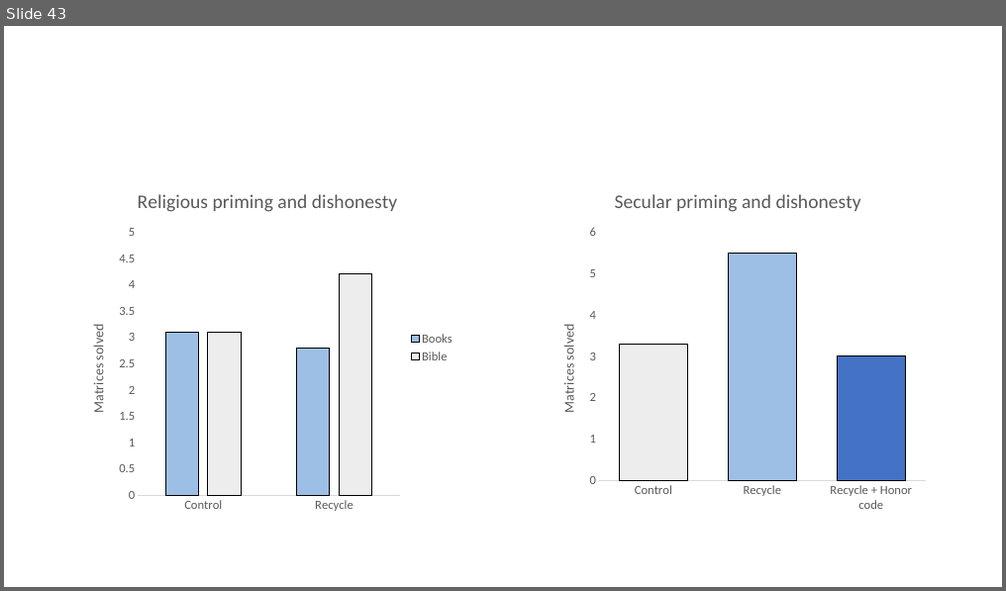
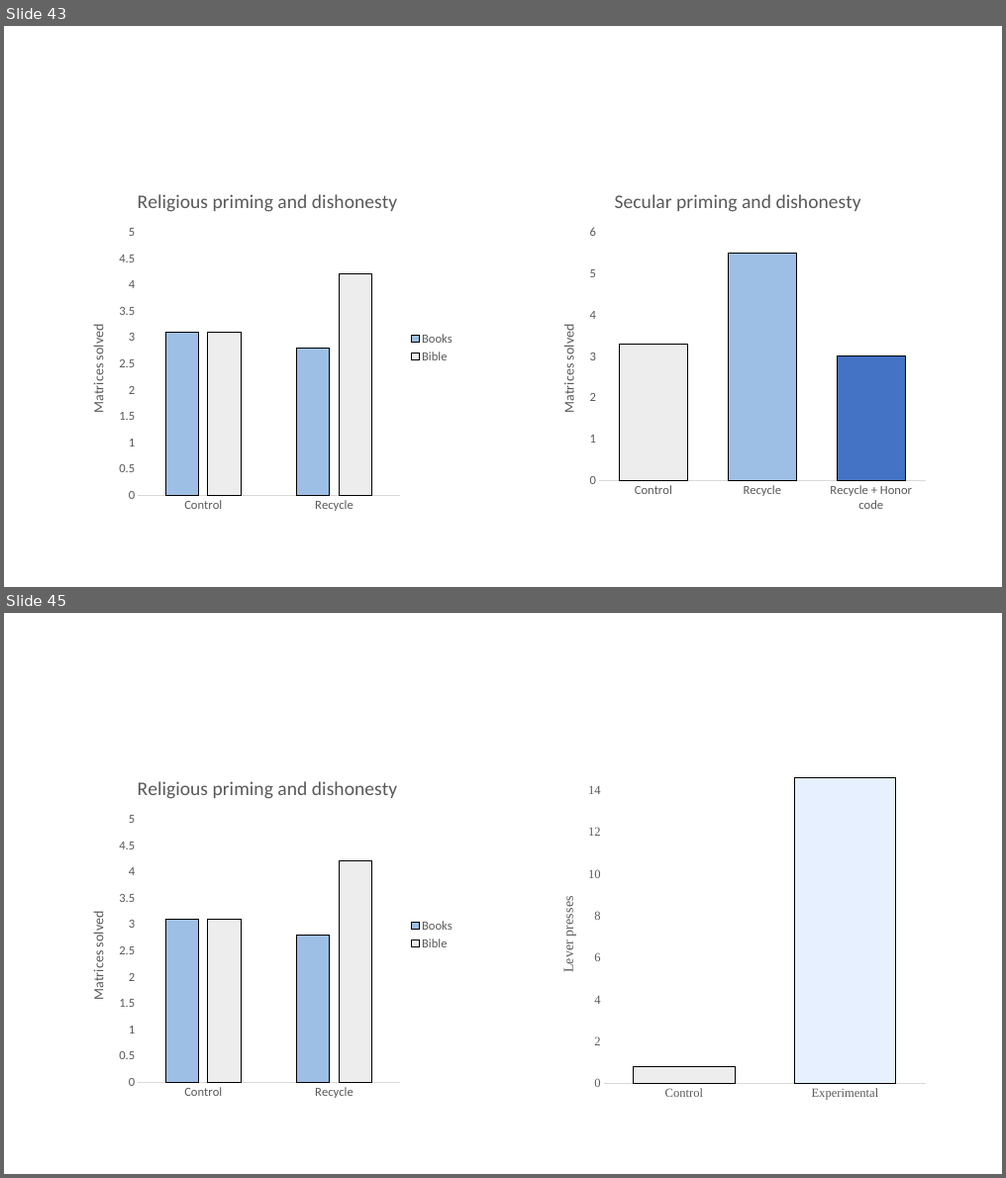
Before and after one commit to sdimakis/moral_psychology, a slide deck: lectures/Presentation1.pptx. Shown one above the other, each under a label of ours: slide 43 before the commit, slides 43 and 45 after it; the slides between them are not shown. The pictures are 1006x591 and 1006x1178 pixels, drawn with LibreOffice and Linux fonts; fonts in the diff are those of the drawing. Boxes give left, top, right and bottom in pixels: in the first picture for what was removed or moved away, otherwise in the second. Text is boxed around its words. In the diff, an @@ line names an element or a change of style, - is before the commit and + after.

Commit message:
finished lecture 3

```diff
--- a/lectures/Presentation1.pptx
+++ b/lectures/Presentation1.pptx
@@ slide 45 added at box(4, 613, 1002, 1174), background #FFFFFF @@
@@ column chart added at box(73, 762, 463, 1107) @@
+title "Religious priming and dishonesty "
+categories: Control, Recycle
+Books: 3.1, 2.8
+Bible: 3.1, 4.2
@@ column chart added at box(543, 762, 933, 1107) @@
+categories: Control, Experimental
+Series 1: 0.8, 14.6
```
Also in this commit, not shown: 7 other files.
